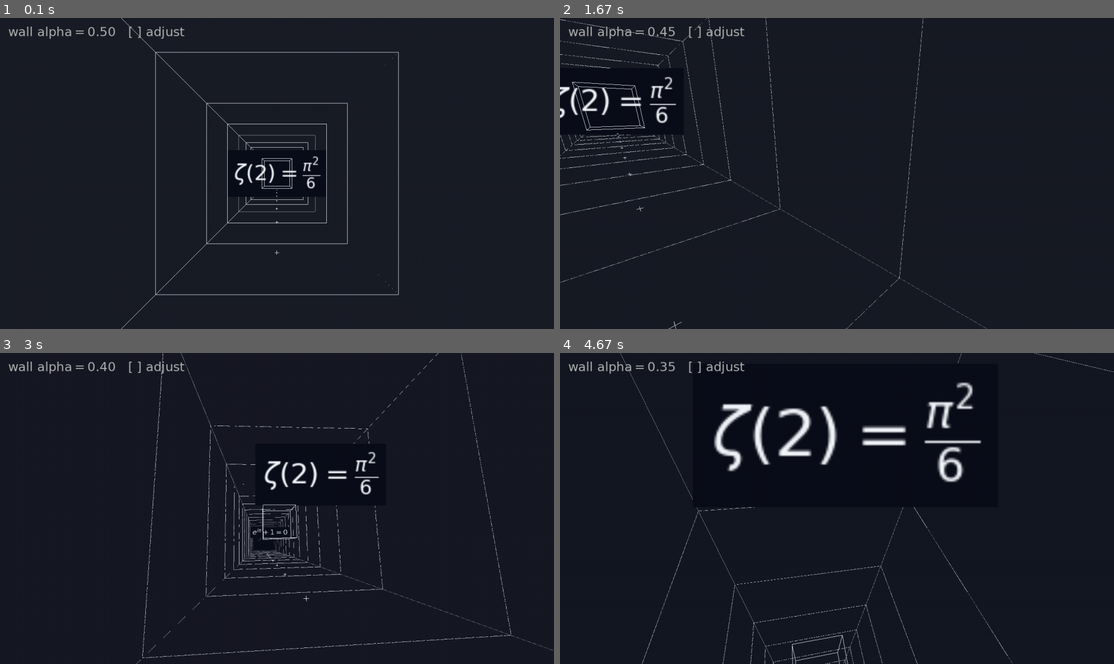
Above: before the commit, frames 1-4 (two rows, left to right).
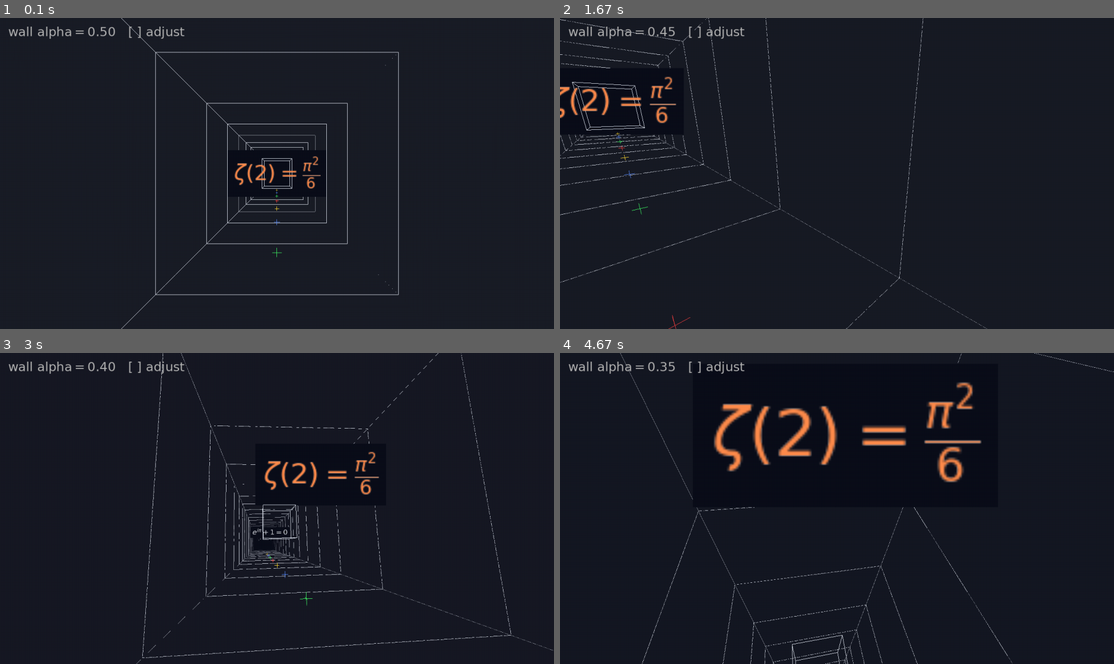
Above: after the commit, the same moments.

Repository: strulovitz/peaktogether-website
Game: pygame game, started from render_demo.py
The game is run twice, just before and just after one commit, with the same random seed, the same clock (stepped at 60 frames per second) and the same inputs.
Inputs:
- Up to frame 1 (0.1 s): no input
- Up to frame 2 (1.67 s): hold Right 0.33-0.8 s; hold Up 0.83-1.13 s; hold W 0.83-1.13 s; hold Down 1.17-1.63 s; hold S 1.17-1.63 s; tap F at 1.23, 1.53 s; tap  at 1.32 s
- Up to frame 3 (3 s): hold Up 1.67-2.2 s; hold W 1.67-2.2 s; tap F at 1.73, 2.03, 2.3, 2.63, 2.93 s; hold Down 2.23-2.53 s; hold S 2.23-2.53 s; tap E at 2.38 s; hold Left 2.57-2.97 s; hold A 2.57-2.97 s; tap  at 2.72 s
- Up to frame 4 (4.67 s): hold Up 3-3.37 s; hold W 3-3.37 s; tap F at 3.07, 3.47, 3.77, 4.13, 4.53 s; hold Right 3.4-4.03 s; hold D 3.4-4.03 s; tap E at 3.55 s; hold Left 4.07-4.43 s; hold A 4.07-4.43 s; tap  at 4.22 s; hold Left from 4.47 s (still down); hold A from 4.47 s (still down)

The runs differ from the first frame. In frame 1, 0.3% of the frame differs, in the area x 42-58%, y 44-78%; in frame 2, 0.6%; in frame 3, 0.5%; in frame 4, 2.5%, in the area x 27-76%, y 9-42%.

Commit message:
Add chroma breadcrumbs (red/green/blue/amber) + tinted billboard to prove color through grey walls.

Diff:
--- a/render_demo.py
+++ b/render_demo.py
@@ -93,13 +93,22 @@
         cam_up    = render.ship_up(ship.q)
 
         # ---- PASS 1: OPAQUE (breadcrumbs, box, billboards) ----
+        # Greyscale structure proves the world rule; these few SATURATED
+        # breadcrumbs prove chroma CAN shine through grey walls (brief req).
+        CHROMA = [
+            (1.0, 0.25, 0.25),   # red
+            (0.25, 1.0, 0.40),   # green
+            (0.35, 0.55, 1.0),   # blue
+            (1.0, 0.85, 0.20),   # amber
+        ]
         for i in range(8):
+            col = CHROMA[i % len(CHROMA)]
             render.draw_breadcrumb((0.0, -HALF_W + 0.3, -6.0 - i * 10.0),
-                                   palette.WORLD_EDGE)
+                                   col, size=0.35)
         render.draw_box_edges((-2, -2, -35), (2, 2, -30), palette.WORLD_EDGE)
-        for latex, pos in eqs:
-            tex = cache.get_mathtext(latex, color=(0.95, 0.96, 0.98),
-                                     fontsize=16)
+        for j, (latex, pos) in enumerate(eqs):
+            tint = (1.0, 0.55, 0.30) if j == 0 else (0.95, 0.96, 0.98)
+            tex = cache.get_mathtext(latex, color=tint, fontsize=16)
             render.draw_billboard(tex, pos, cam_right, cam_up,
                                   scale=2.5, alpha=1.0)
 
